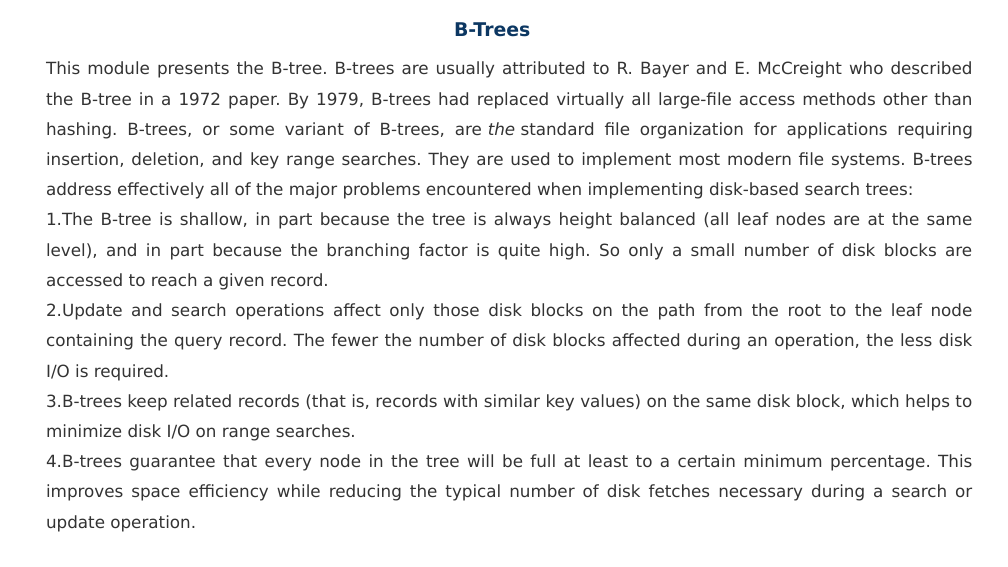
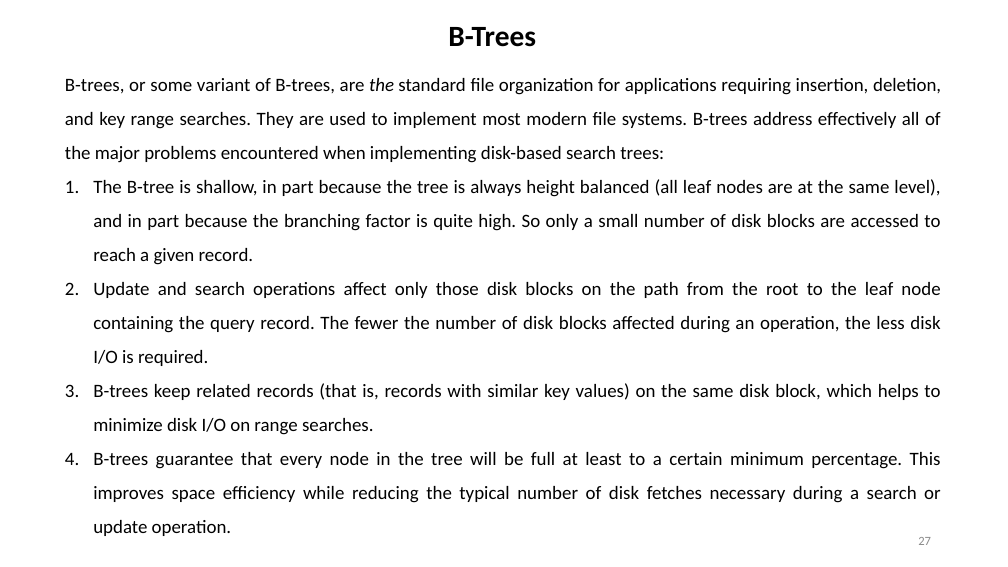
Before and after one commit to dayanandyadav205/CS-402-ADA, a slide deck: slide 27 of PPT_Notes/Unit-5_CS-402_ADA/Unit-5_CS-402_ADA.pptx (slide 18 before the commit). Drawn at 1008x567 pixels with LibreOffice and Linux fonts; fonts in the diff are those of the drawing. Boxes give left, top, right and bottom in pixels: in the first picture for what was removed or moved away, otherwise in the second. Text is boxed around its words. In the diff, an @@ line names an element or a change of style, - is before the commit and + after.

```diff
--- a/PPT_Notes/Unit-5_CS-402_ADA/Unit-5_CS-402_ADA.pptx
+++ b/PPT_Notes/Unit-5_CS-402_ADA/Unit-5_CS-402_ADA.pptx
@@ text "B-Trees" at box(448, 27, 536, 47): size 18 to 28 pt, font DejaVu Sans to Calibri, text colour #0C3762 to #000000 @@
@@ text "B-trees, or some variant of ...": place and size @@
-text "B-trees, or some variant of ..." at box(46, 61, 973, 532)
+text "B-trees, or some variant of ..." at box(65, 78, 941, 536)
@@ text at box(65, 78, 941, 163): text changed; size 16 to 18 pt; font DejaVu Sans to Calibri; text colour #333333 to #000000 @@
-This module presents the B-tree. B-trees are usually attributed to R. Bayer and E. McCreight who described the B-tree in a 1972 paper. By 1979, B-trees had replaced virtually all large-file access methods other than hashing. B-trees, or some variant of B-trees, are the standard file organization for applications requiring insertion, deletion, and key range searches. They are used to implement most modern file systems. B-trees address effectively all of the major problems encountered when implementing disk-based search trees:
+B-trees, or some variant of B-trees, are the standard file organization for applications requiring insertion, deletion, and key range searches. They are used to implement most modern file systems. B-trees address effectively all of the major problems encountered when implementing disk-based search trees:
@@ text at box(93, 179, 941, 536): size 16 to 18 pt, font DejaVu Sans to Calibri, text colour #333333 to #000000 in "The B-tree is shallow, in part because ...", "Update and search operations affect only those ...", "B-trees keep related records (that is, records ...", "B-trees guarantee that every node in the ..."; indent changed @@
@@ page number added at box(918, 537, 931, 545), 12 pt, text #8C8C8C @@
+27
```
Also in this commit, not shown: 12 other slides changed, 30 slides added, 20 slides removed, 13 other files.
